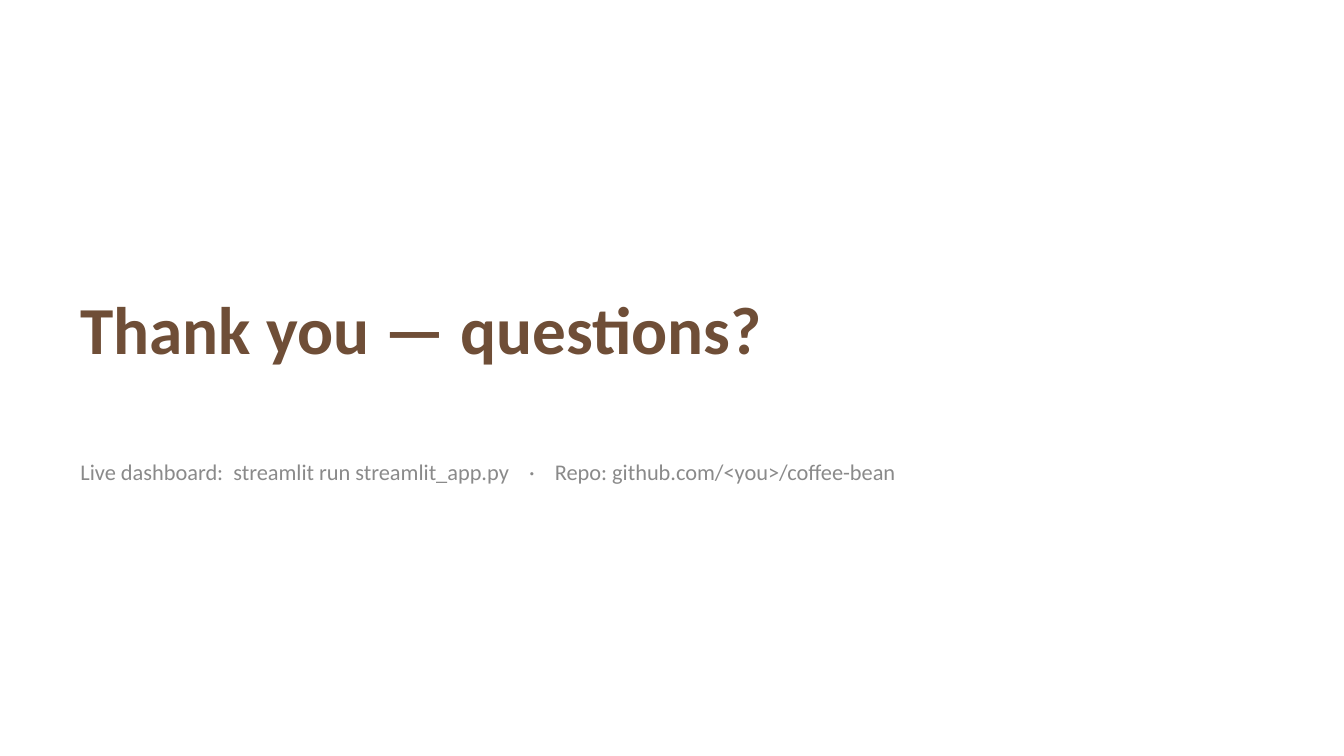
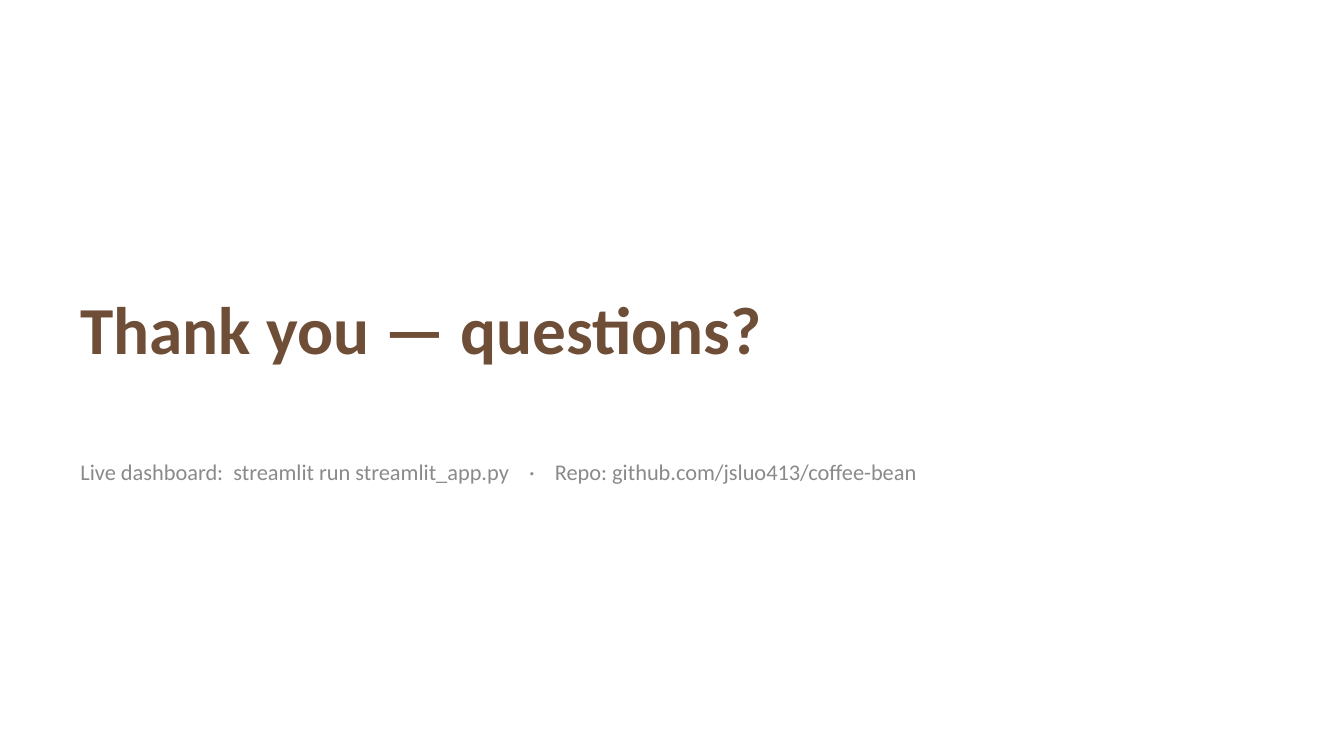
Before and after one commit to jsluo413/coffee-bean, a slide deck: slide 13 of docs/presentation.pptx. Drawn at 1344x756 pixels with LibreOffice and Linux fonts; fonts in the diff are those of the drawing. Boxes give left, top, right and bottom in pixels: in the first picture for what was removed or moved away, otherwise in the second. Text is boxed around its words. In the diff, an @@ line names an element or a change of style, - is before the commit and + after.

```diff
--- a/docs/presentation.pptx
+++ b/docs/presentation.pptx
@@ text at bbox=[80, 464, 916, 484]: text changed @@
-Live dashboard: streamlit run streamlit_app.py · Repo: github.com/<you>/coffee-bean
+Live dashboard: streamlit run streamlit_app.py · Repo: github.com/jsluo413/coffee-bean
```
Also in this commit, not shown: 7 other slides changed, 1 slide added, 1 slide removed, 6 other files.
